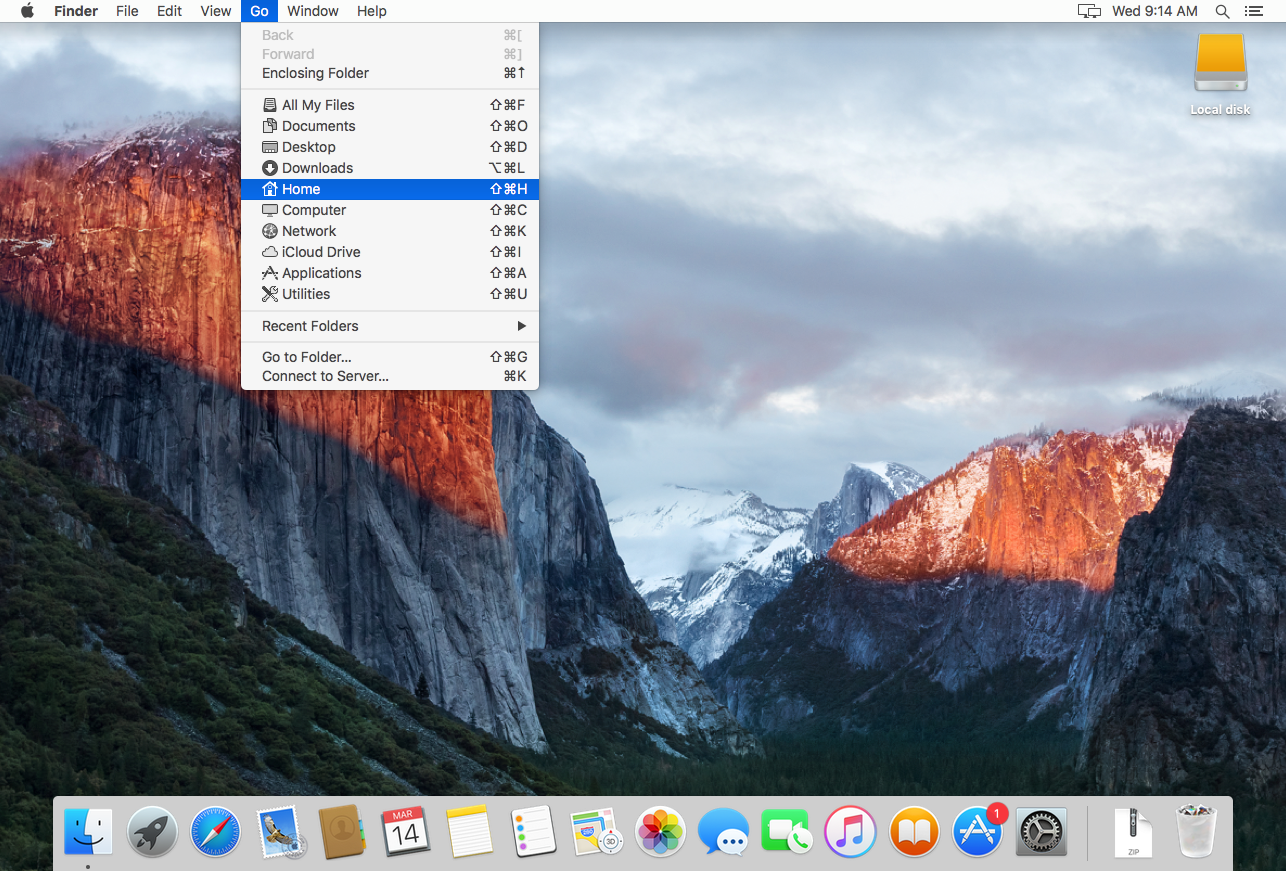
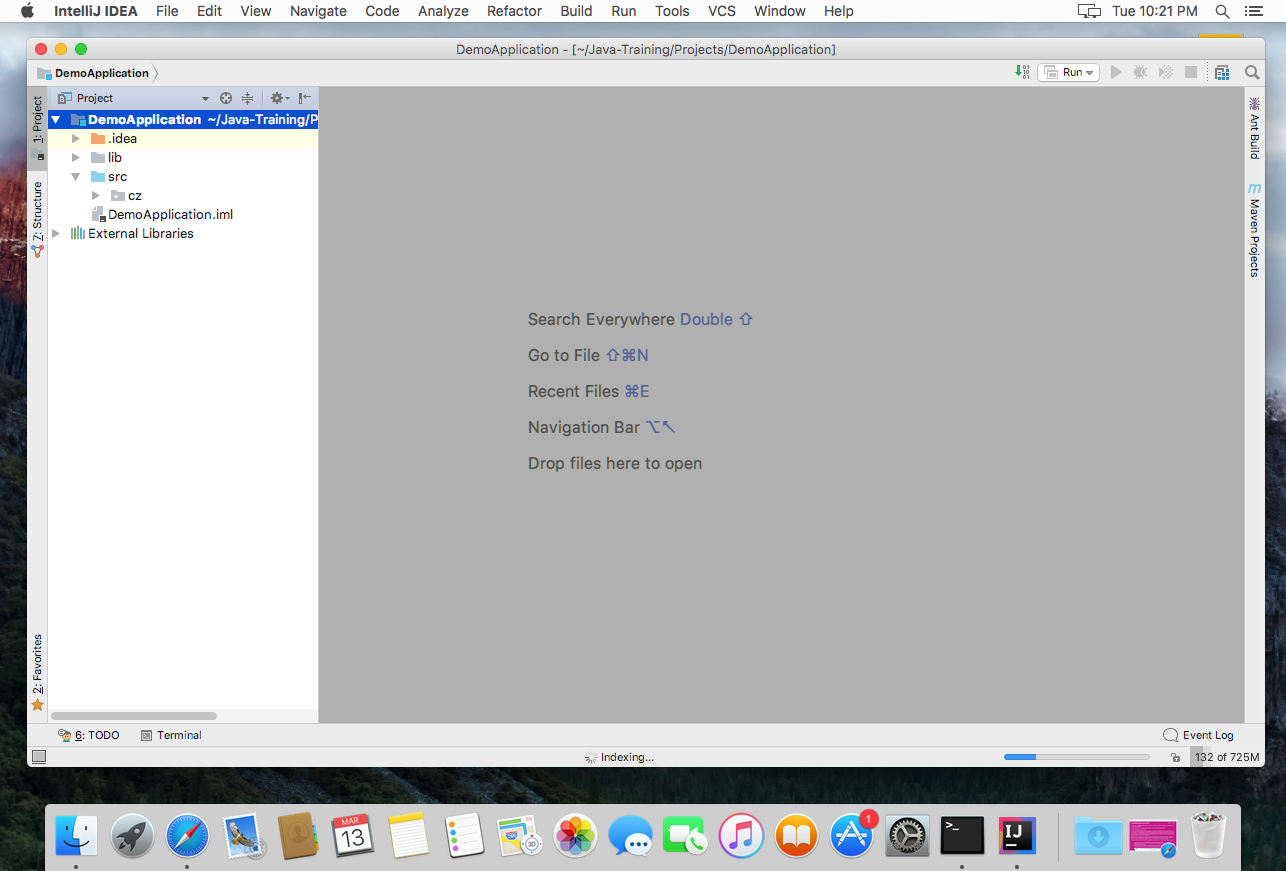
Before/after of a 1286 x 871 layered artwork. What changed in the layer stack:
added layer "Layer 3" above "Layer 2" over [0, 0, 1286, 871]
renamed "Shape 1" to "Layer 2", painted on it over [0, 0, 1286, 871]
painted on "Layer 1" over [0, 0, 1286, 871]
